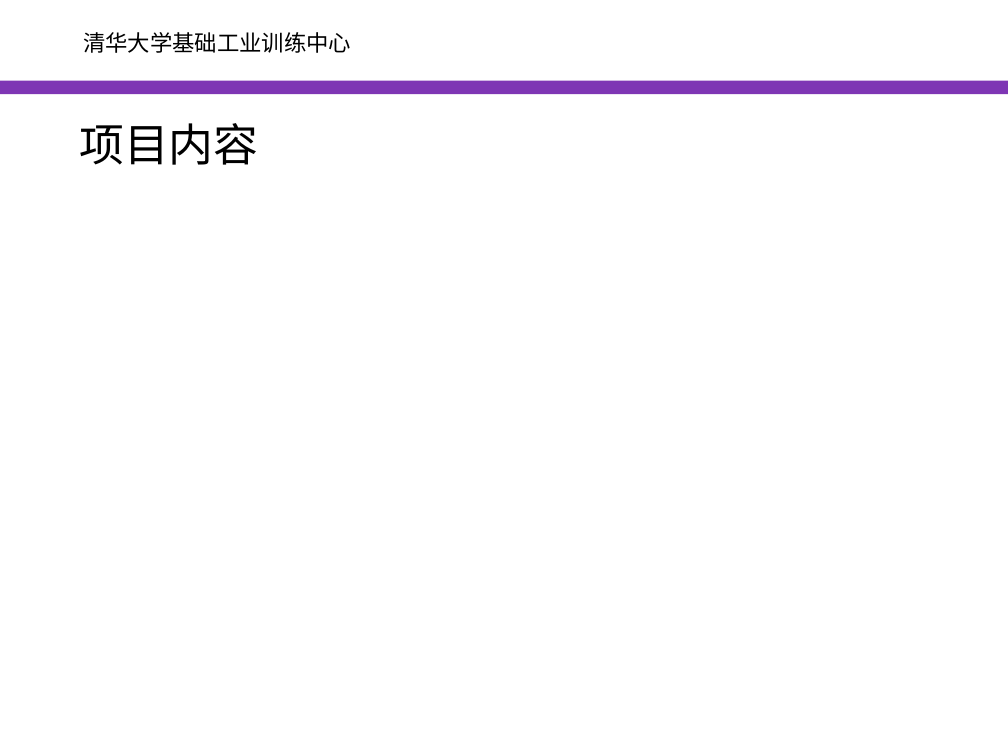
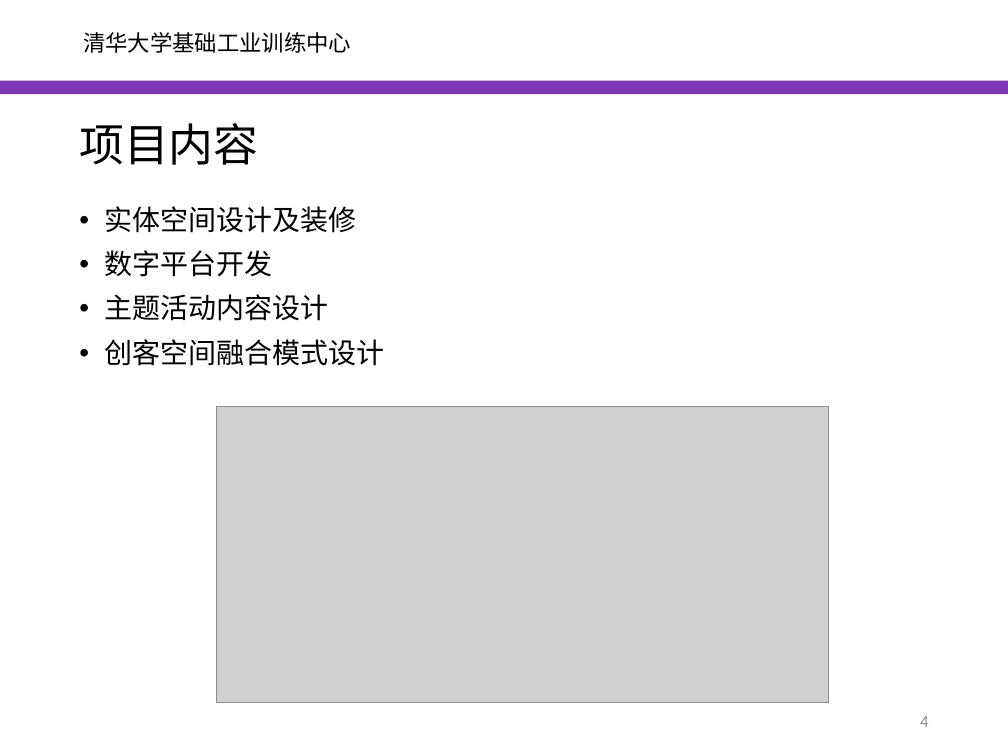
Before and after one commit to woodyme/i.center_my_workzone, a slide deck: slide 4 of 训练中心创客交叉融合空间建设/doc/创客融合空间平台建设项目.pptx. Drawn at 1008x756 pixels with LibreOffice and Linux fonts; fonts in the diff are those of the drawing; grey boxes stand for pictures; background and template pictures are left out. Boxes give left, top, right and bottom in pixels: in the first picture for what was removed or moved away, otherwise in the second. Text is boxed around its words. In the diff, an @@ line names an element or a change of style, - is before the commit and + after.

Commit message:
update 创客空间平台模式

```diff
--- a/训练中心创客交叉融合空间建设/doc/创客融合空间平台建设项目.pptx
+++ b/训练中心创客交叉融合空间建设/doc/创客融合空间平台建设项目.pptx
@@ text added at box(105, 206, 385, 366), 20 pt, text #000000 @@
+• 实体空间设计及装修
+• 数字平台开发
+• 主题活动内容设计
+• 创客空间融合模式设计
@@ picture added at box(217, 406, 828, 703) @@
@@ page number added at box(920, 716, 928, 727), 12 pt, text #8C8C8C @@
+4
```
Also in this commit, not shown: 4 other slides changed, 1 slide added, 2 other files.
